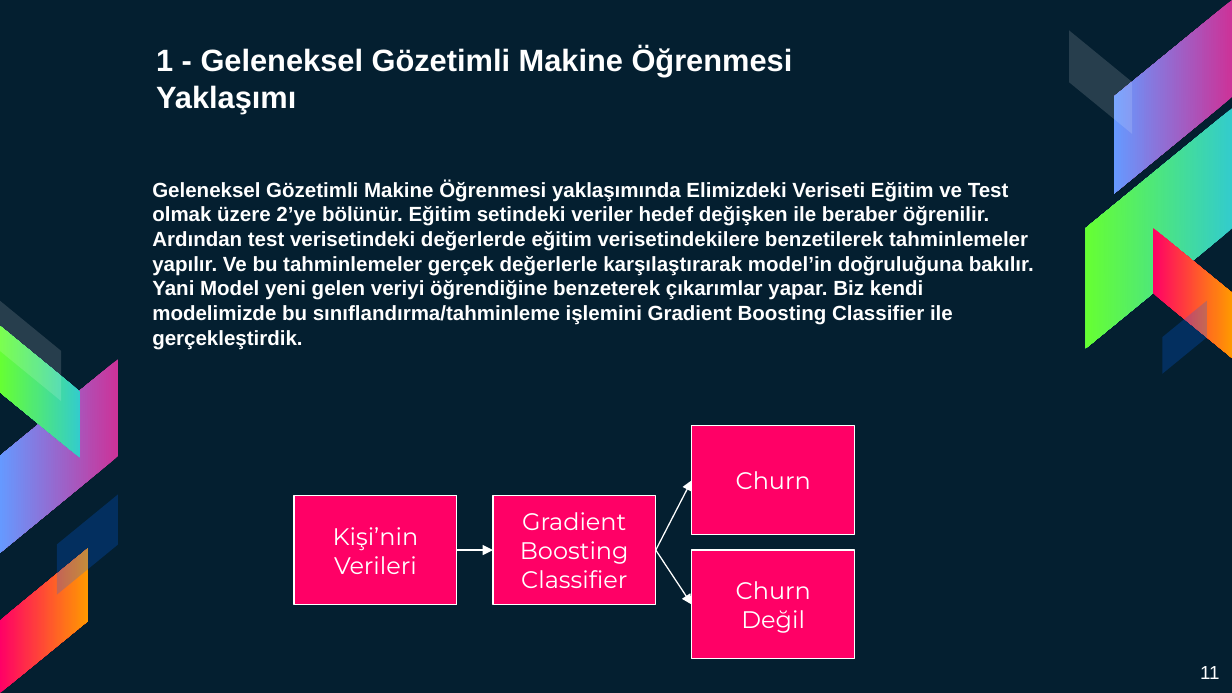
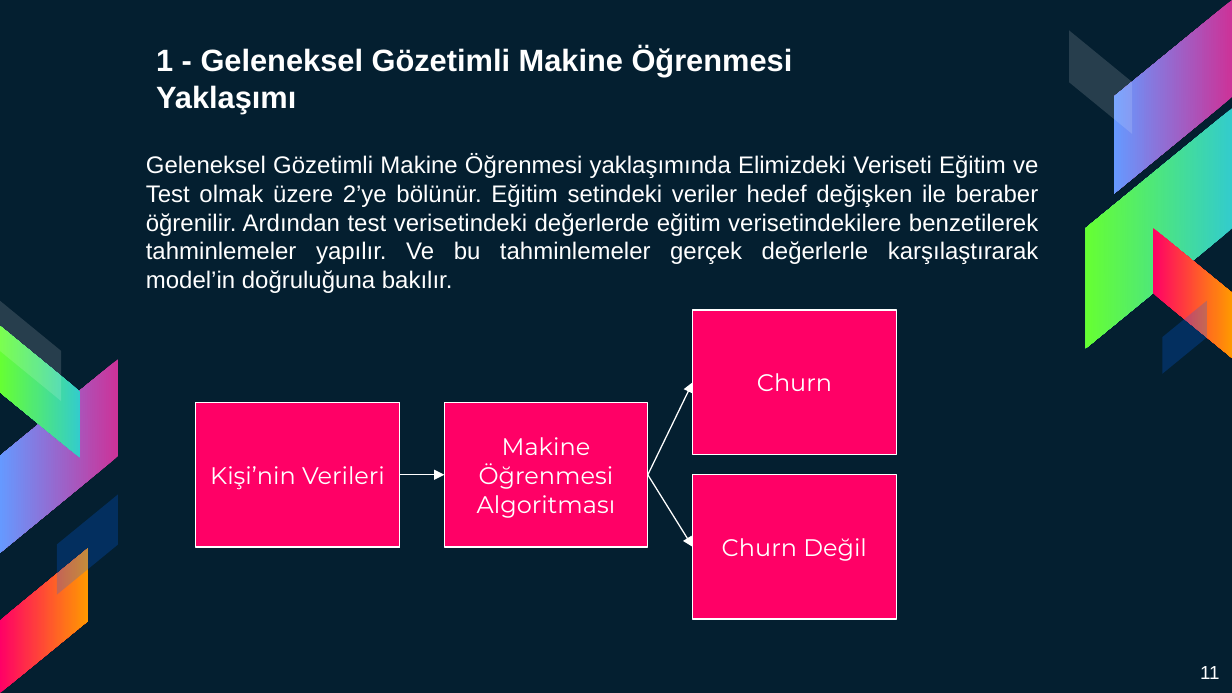
Before and after one commit to brokt/Detective-Churn, a slide deck: slide 11 of Presentation/Detective Churn Sunum.pptx. Drawn at 1232x693 pixels with LibreOffice and Linux fonts; fonts in the diff are those of the drawing. Boxes give left, top, right and bottom in pixels: in the first picture for what was removed or moved away, otherwise in the second. Text is boxed around its words. In the diff, an @@ line names an element or a change of style, - is before the commit and + after.

```diff
--- a/Presentation/Detective Churn Sunum.pptx
+++ b/Presentation/Detective Churn Sunum.pptx
@@ text at <box>146,154,1039,293</box>: text changed; size 12 to 14 pt; bold off @@
-Geleneksel Gözetimli Makine Öğrenmesi yaklaşımında Elimizdeki Veriseti Eğitim ve Test olmak üzere 2’ye bölünür. Eğitim setindeki veriler hedef değişken ile beraber öğrenilir. Ardından test verisetindeki değerlerde eğitim verisetindekilere benzetilerek tahminlemeler yapılır. Ve bu tahminlemeler gerçek değerlerle karşılaştırarak model’in doğruluğuna bakılır. Yani Model yeni gelen veriyi öğrendiğine benzeterek çıkarımlar yapar. Biz kendi modelimizde bu sınıflandırma/tahminleme işlemini Gradient Boosting Classifier ile gerçekleştirdik.
+Geleneksel Gözetimli Makine Öğrenmesi yaklaşımında Elimizdeki Veriseti Eğitim ve Test olmak üzere 2’ye bölünür. Eğitim setindeki veriler hedef değişken ile beraber öğrenilir. Ardından test verisetindeki değerlerde eğitim verisetindekilere benzetilerek tahminlemeler yapılır. Ve bu tahminlemeler gerçek değerlerle karşılaştırarak model’in doğruluğuna bakılır.
@@ rectangle "Churn": place and size @@
-rectangle "Churn" at <box>691,426,854,535</box>
+rectangle "Churn" at <box>692,310,896,455</box>
@@ arrow moved from (655, 551) - (692, 605) to (648, 474) - (692, 382) @@
@@ rectangle "Kişi’nin Verileri": place and size @@
-rectangle "Kişi’nin Verileri" at <box>314,495,457,604</box>
+rectangle "Kişi’nin Verileri" at <box>196,403,399,547</box>
@@ rectangle "Kişi’nin Verileri" at <box>196,403,399,547</box>: text colour #000000 to #FFFFFF; fill #6699FF to #FF0066 @@
@@ rectangle "Kişi’nin Verileri": place and size @@
-rectangle "Kişi’nin Verileri" at <box>294,495,457,604</box>
+rectangle "Kişi’nin Verileri" at <box>221,403,399,547</box>
@@ rectangle "Kişi’nin Verileri" at <box>221,403,399,547</box>: text colour #FFFFFF to #000000; fill #FF0066 to #6699FF @@
@@ rectangle added at <box>445,403,648,547</box>, fill #FF0066, outline #FFFFFF 0.75 pt, 14 pt, text #FFFFFF @@
+Makine Öğrenmesi Algoritması
@@ rectangle: place and size @@
-rectangle at <box>504,495,647,604</box>
+rectangle at <box>458,403,637,547</box>
@@ arrow moved from (457, 551) - (493, 551) to (399, 474) - (445, 474) @@
@@ arrow moved from (655, 551) - (692, 480) to (648, 474) - (692, 547) @@
@@ rectangle "Churn Değil": place and size @@
-rectangle "Churn Değil" at <box>691,551,854,659</box>
+rectangle "Churn Değil" at <box>692,474,896,618</box>
@@ rectangle removed at <box>493,495,655,604</box> @@
-Gradient
-Boosting
-Classifier
```
Also in this commit, not shown: 12 other slides changed, 2 slides added, 2 slides removed.
